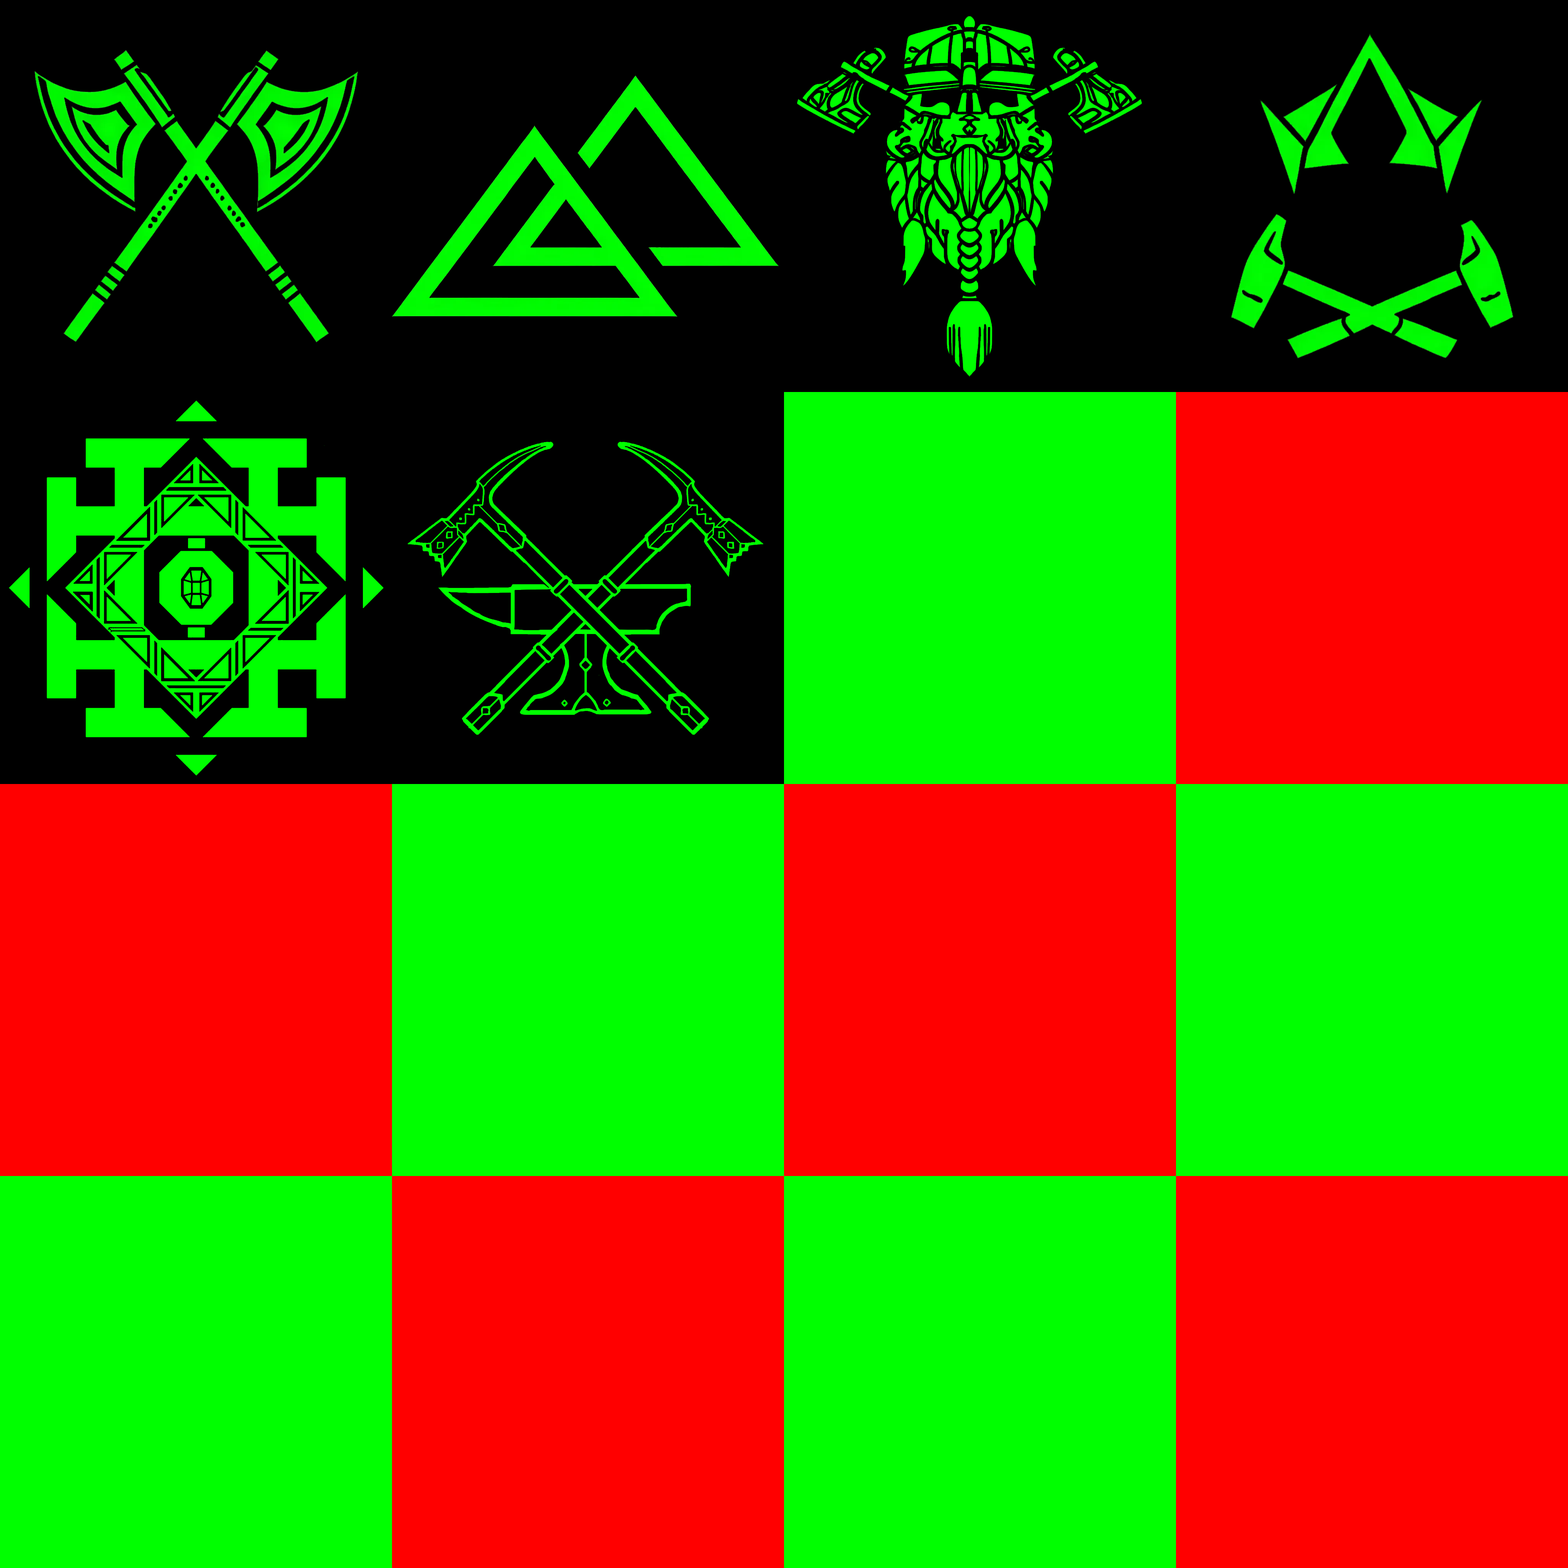
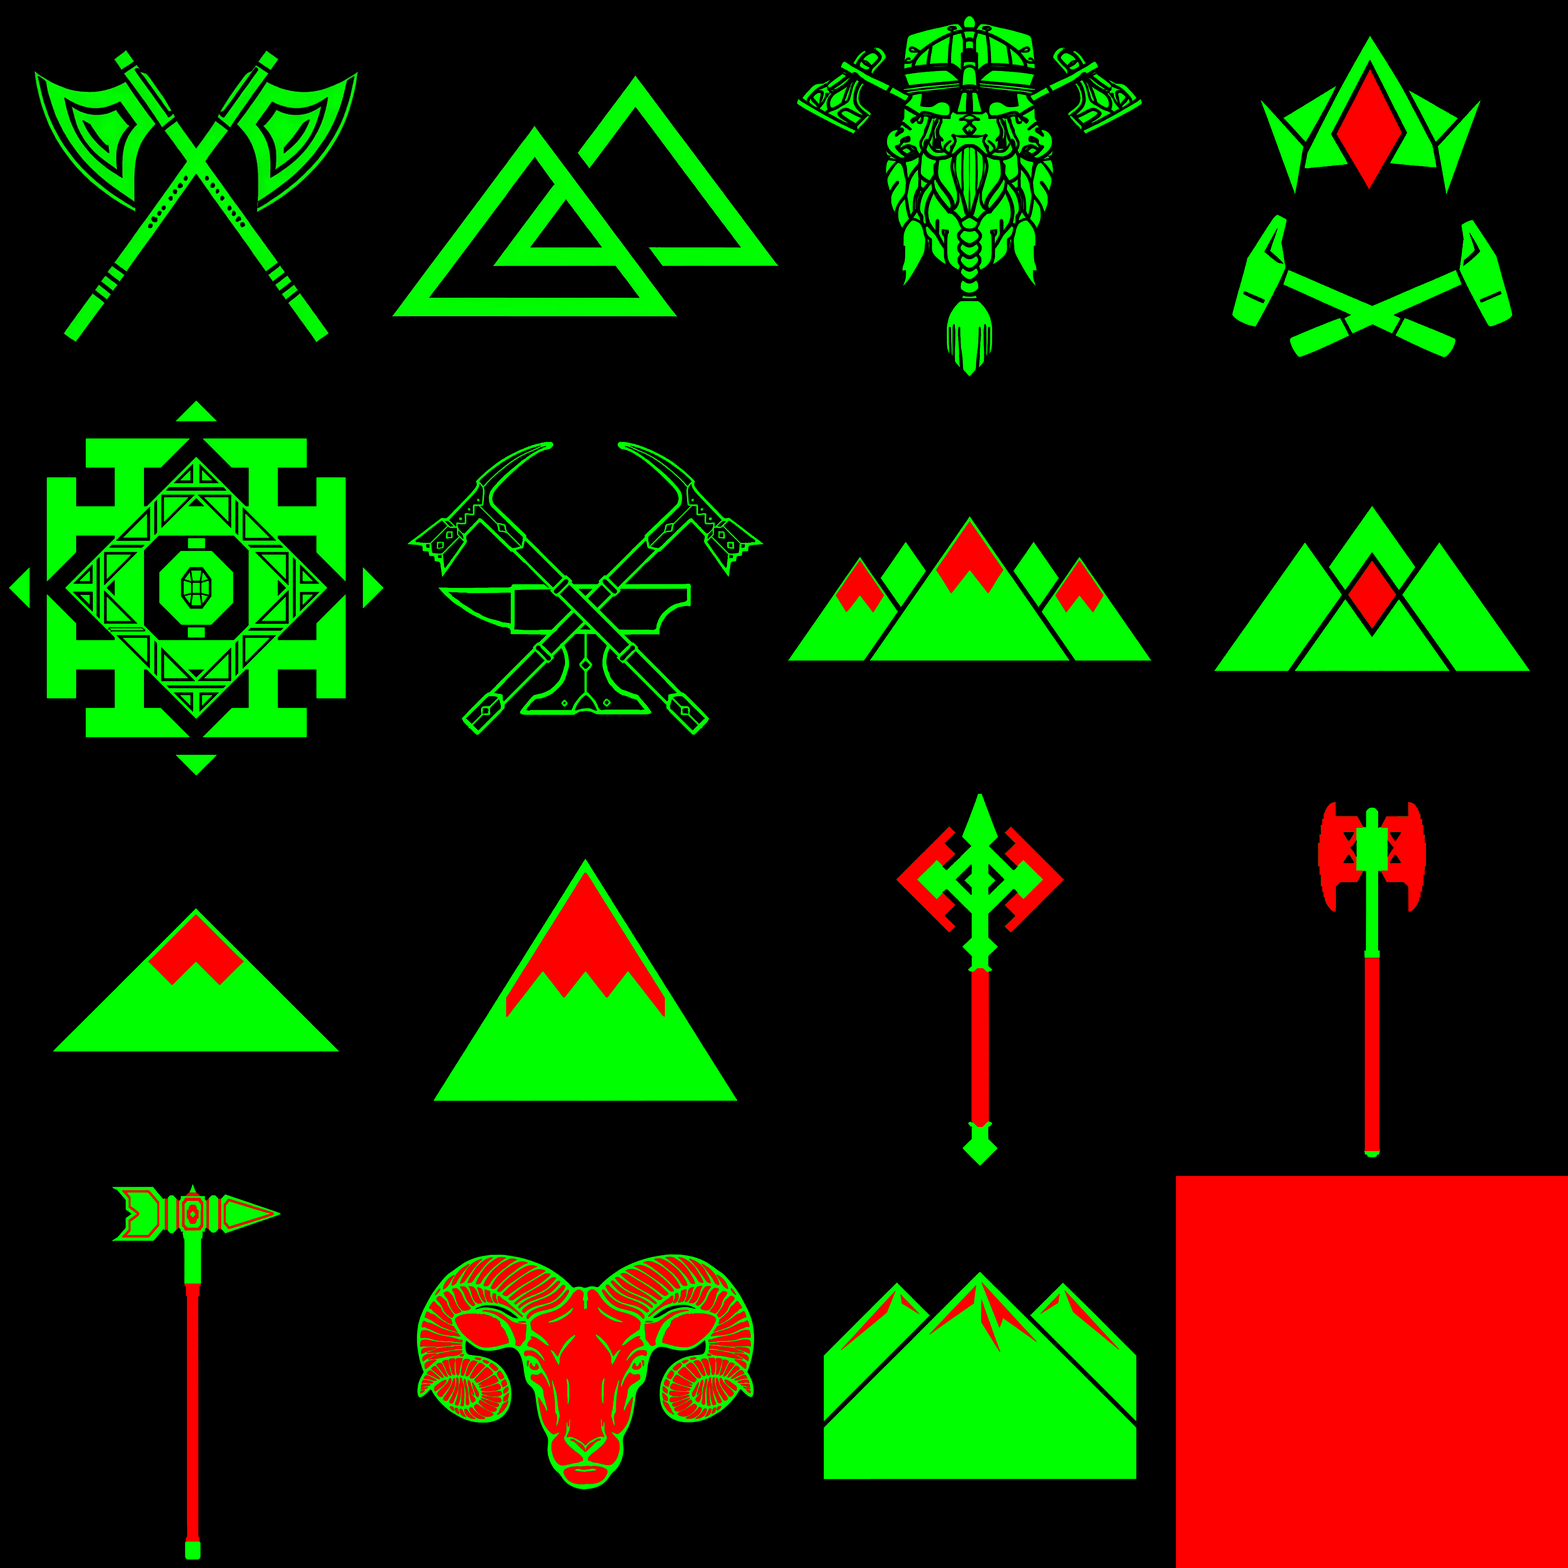
The second 1568 x 1568 image is a revision of the first. Changes to its layers:
moved "RezFixer_result" (1st of 7) above "Layer 6", painted on it over (823, 33, 1514, 1480)
added layer "Layer 6" above "Layer 5" over (416, 1254, 755, 1490)
added layer "Layer 5" above "Layer 4" over (111, 1184, 281, 1560)
added layer "Layer 4" above "Layer 3" over (1318, 801, 1426, 1158)
added layer "Layer 3" above "RezFixer_result" over (896, 793, 1064, 1167)
added layer "RezFixer_result" (2nd of 7) above "RezFixer_result" over (433, 858, 738, 1101)
added layer "RezFixer_result" (3rd of 7) above "Layer 2" over (52, 908, 340, 1052)
added layer "Layer 2" above "RezFixer_result" over (1213, 505, 1531, 672)
added layer "RezFixer_result" (4th of 7) above "Iron Hills flag alpha" over (787, 516, 1152, 661)
added layer "RezFixer_result" (5th of 7) above "Layer 1" over (1232, 35, 1513, 358)
hid "Rectangle 2" (1st of 16, in "Rectangles") over (392, 1176, 784, 1568)
hid "Rectangle 2" (3rd of 16, in "Rectangles") over (784, 784, 1176, 1176)
hid "Rectangle 2" (4th of 16, in "Rectangles") over (0, 784, 392, 1176)
hid "Rectangle 2" (5th of 16, in "Rectangles") over (1176, 784, 1568, 1176)
hid "Rectangle 2" (6th of 16, in "Rectangles") over (784, 1176, 1176, 1568)
hid "Rectangle 2" (7th of 16, in "Rectangles") over (0, 1176, 392, 1568)
hid "Rectangle 2" (8th of 16, in "Rectangles") over (392, 784, 784, 1176)
hid "Rectangle 2" (10th of 16, in "Rectangles") over (1176, 392, 1568, 784)
hid "Rectangle 2" (14th of 16, in "Rectangles") over (784, 392, 1176, 784)